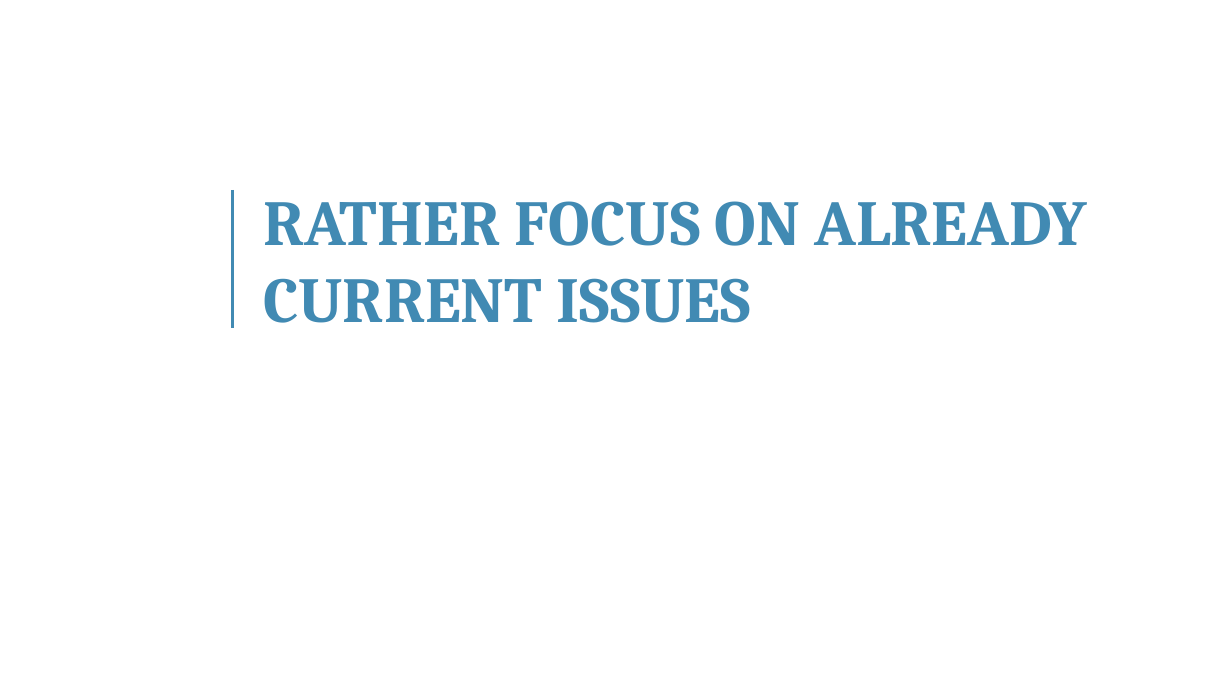
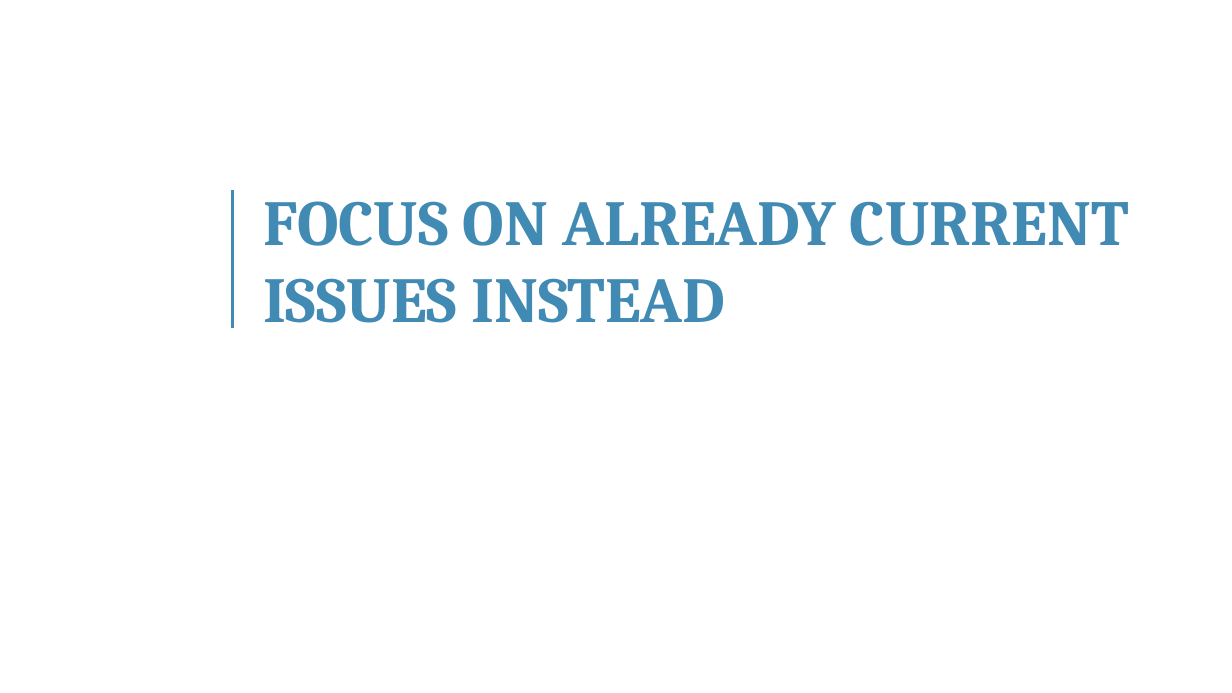
Before and after one commit to franckalbinet/itu-eaco-zanzibar-12-2018, a slide deck: slide 8 of presentations/session-6-ethics-of-ai.pptx. Drawn at 1232x693 pixels with LibreOffice and Linux fonts; fonts in the diff are those of the drawing; background and template pictures are left out. Boxes give left, top, right and bottom in pixels: in the first picture for what was removed or moved away, otherwise in the second. Text is boxed around its words. In the diff, an @@ line names an element or a change of style, - is before the commit and + after.

```diff
--- a/presentations/session-6-ethics-of-ai.pptx
+++ b/presentations/session-6-ethics-of-ai.pptx
@@ text at box(263, 201, 1130, 323): text changed @@
-RATHER FOCUS ON ALREADY CURRENT ISSUES
+FOCUS ON ALREADY CURRENT ISSUES INSTEAD
```
Also in this commit, not shown: 4 other slides changed, 13 other files.
